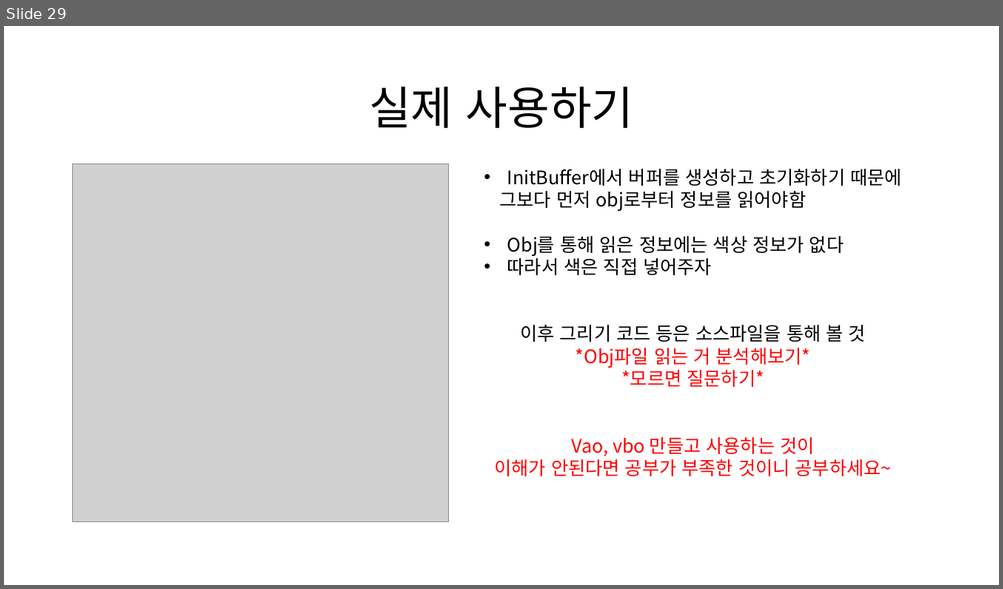
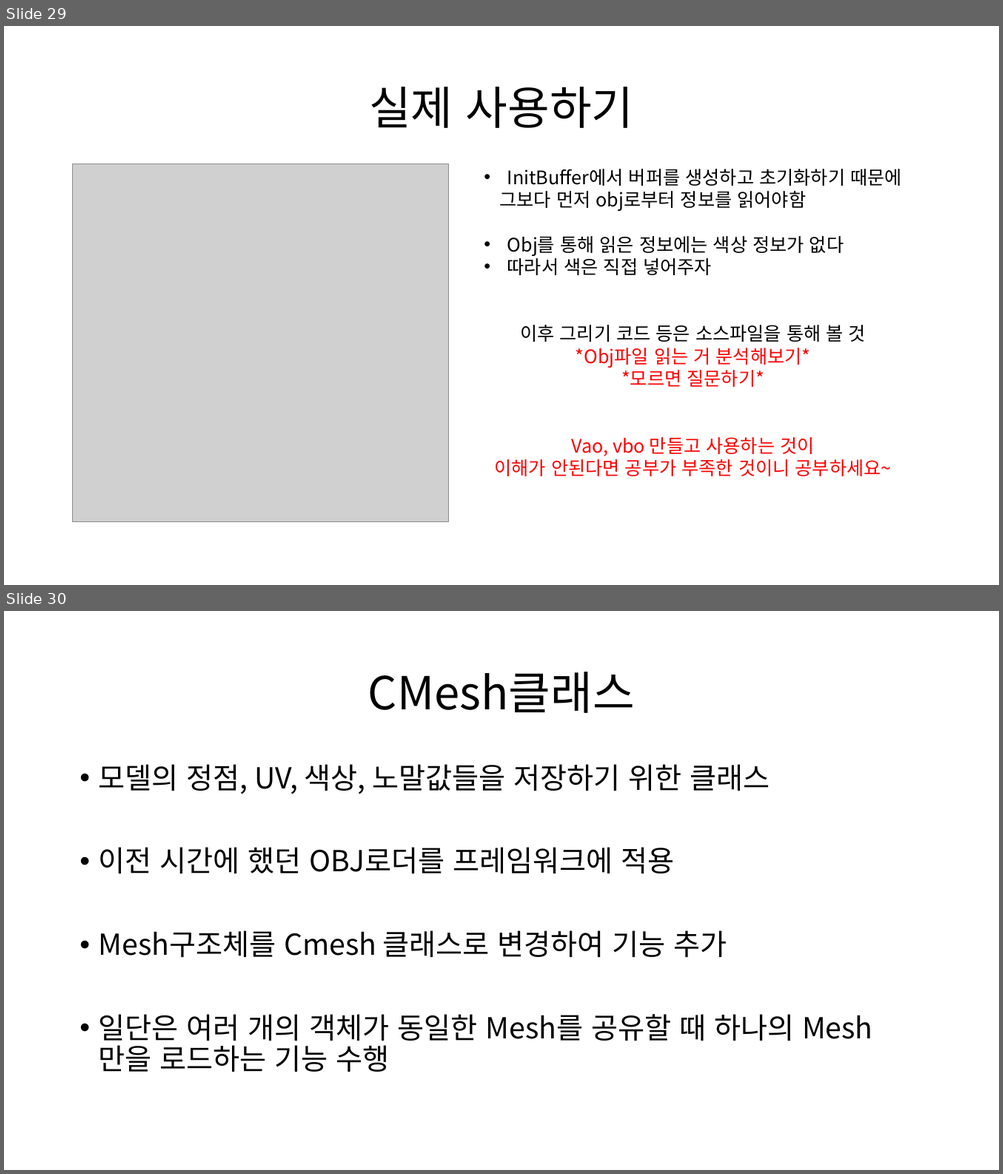
Before and after one commit to Kimseongtae9911/WarpOpenGL, a slide deck: 프레임워크.pptx. Shown one above the other, each under a label of ours: slide 29 before the commit, slides 29 and 30 after it. The pictures are 1003x589 and 1003x1174 pixels, drawn with LibreOffice and Linux fonts; fonts in the diff are those of the drawing; grey boxes stand for pictures. Boxes give left, top, right and bottom in pixels: in the first picture for what was removed or moved away, otherwise in the second. Text is boxed around its words. In the diff, an @@ line names an element or a change of style, - is before the commit and + after.

```diff
--- a/프레임워크.pptx
+++ b/프레임워크.pptx
@@ slide 30 added at [4,611,999,1170], background #FFFFFF @@
@@ title added at [368,672,634,713], 44 pt, text #000000 @@
+CMesh클래스
@@ text added at [99,764,794,1072], 28 pt, text #000000 @@
+• 모델의 정점, UV, 색상, 노말값들을 저장하기 위한 클래스
+• 이전 시간에 했던 OBJ로더를 프레임워크에 적용
+• Mesh구조체를 Cmesh 클래스로 변경하여 기능 추가
+• 일단은 여러 개의 객체가 동일한 Mesh를 공유할 때 하나의 Mesh만을 로드하는 기능 수행
```
Also in this commit, not shown: 24 other slides added, 30 other files.
